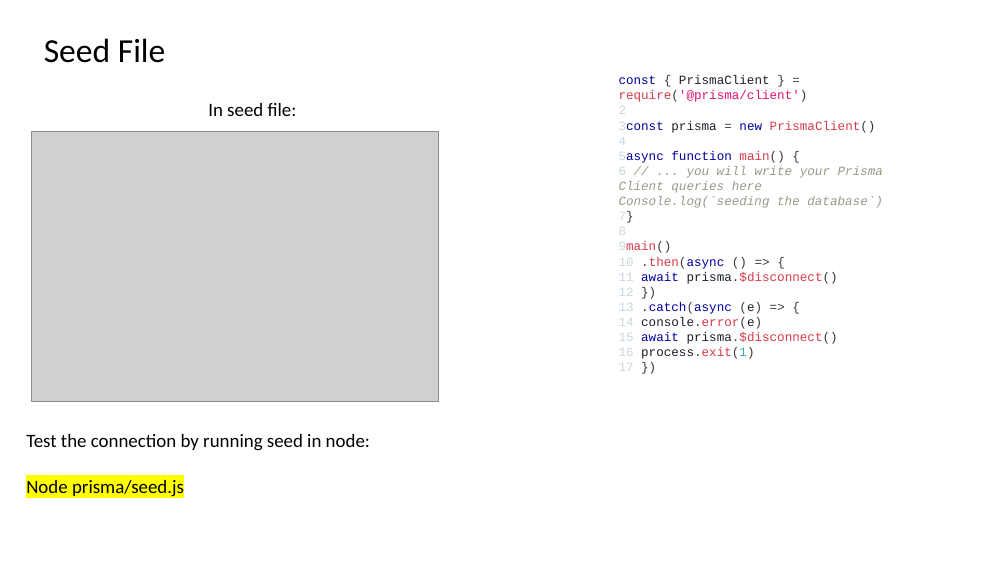
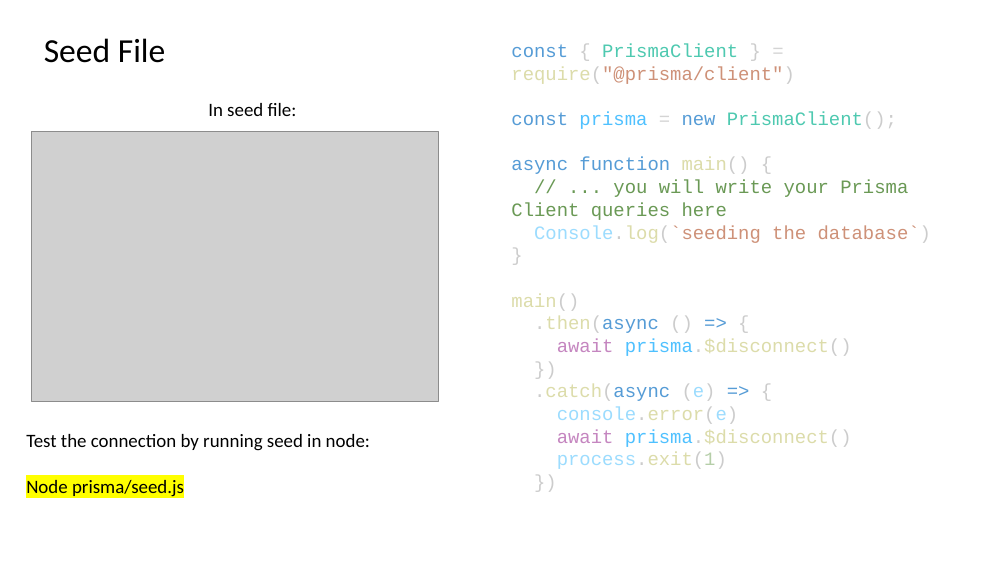
Before and after one commit to engineergrowth/Helpful-Stuff, a slide deck: slide 10 of PRISMA.pptx. Drawn at 1008x567 pixels with LibreOffice and Linux fonts; fonts in the diff are those of the drawing; grey boxes stand for pictures. Boxes give left, top, right and bottom in pixels: in the first picture for what was removed or moved away, otherwise in the second. Text is boxed around its words. In the diff, an @@ line names an element or a change of style, - is before the commit and + after.

```diff
--- a/PRISMA.pptx
+++ b/PRISMA.pptx
@@ text "const { PrismaClient } = ...": place and size @@
-text "const { PrismaClient } = ..." at (619, 75, 883, 359)
+text "const { PrismaClient } = ..." at (511, 44, 931, 469)
@@ text at (511, 44, 908, 220): text changed; size 12 to 18 pt; text colour #999988 to #6A9955 @@
-const { PrismaClient } = require('@prisma/client')
-2
-3const prisma = new PrismaClient()
-4
-5async function main() {
-6 // ... you will write your Prisma Client queries here
+const { PrismaClient } = require("@prisma/client")
+const prisma = new PrismaClient();
+async function main() {
+// ... you will write your Prisma Client queries here
@@ text at (534, 225, 931, 243): size 12 to 18 pt, text colour #999988 to #CE9178, italic off in "Console.log(`seeding the database`)"; text colour #999988 to #9CDCFE, text colour #999988 to #DCDCAA in "Console.log(`seeding"; text colour #999988 to #CCCCCC in "Console.log(`seeding database`)" @@
@@ text at (511, 293, 852, 469): text changed; size 12 to 18 pt; text colour #D73A49 to #DCDCAA @@
-7}
-8
-9main()
-10 .then(async () => {
-11 await prisma.$disconnect()
-12 })
-13 .catch(async (e) => {
-14 console.error(e)
-15 await prisma.$disconnect()
-16 process.exit(1)
-17 })
+}
+main()
+.then(async () => {
+await prisma.$disconnect()
+})
+.catch(async (e) => {
+console.error(e)
+await prisma.$disconnect()
+process.exit(1)
+})
```
Also in this commit, not shown: 2 other slides changed, 1 slide added, 2 slides removed, 3 other files.
